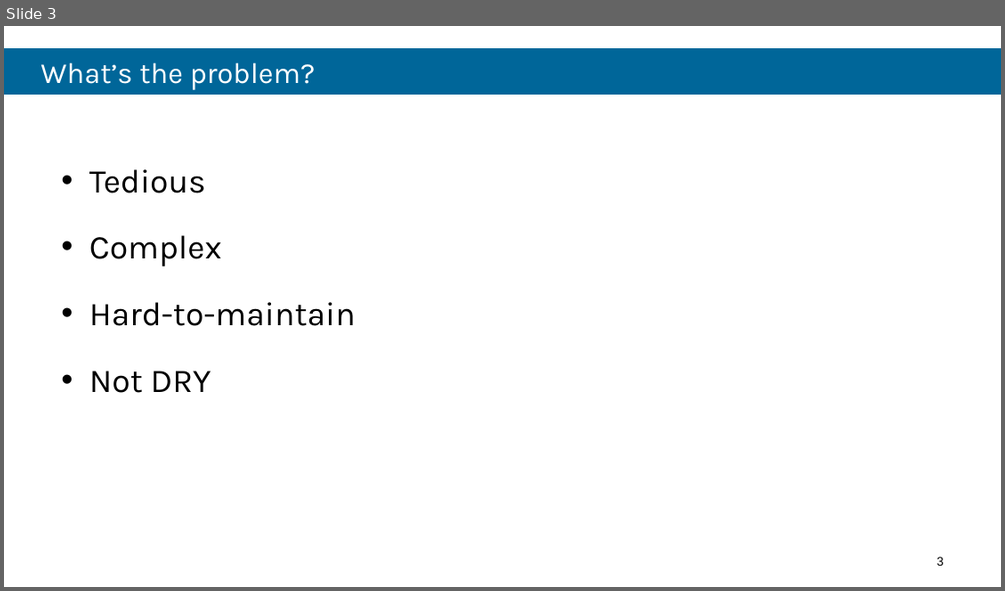
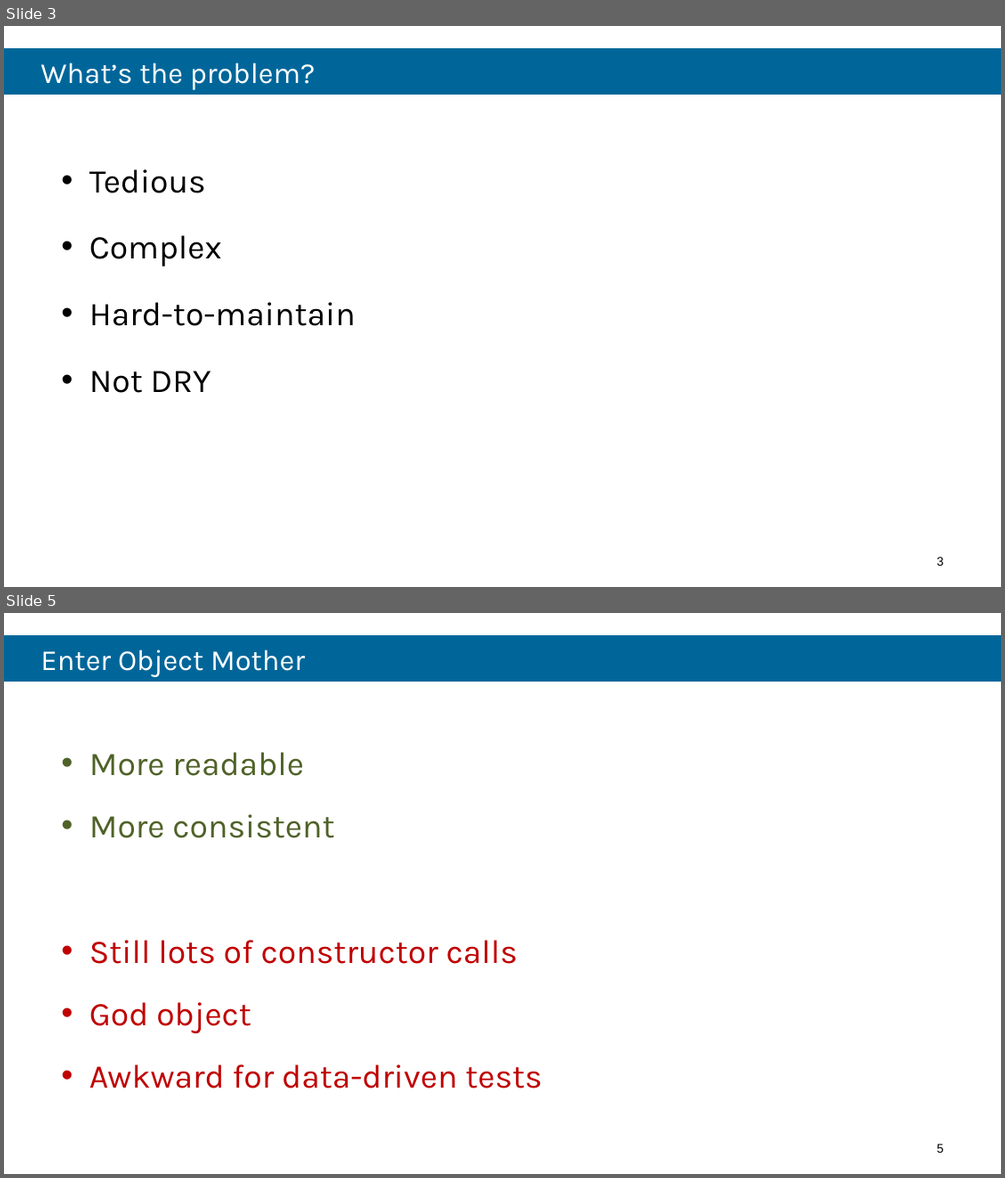
Before and after one commit to robdmoore/TestFixtureDataGenerationPresentation, a slide deck: Presentation.pptx. Shown one above the other, each under a label of ours: slide 3 before the commit, slides 3 and 5 after it; the slides between them are not shown. The pictures are 1005x591 and 1005x1178 pixels, drawn with LibreOffice and Linux fonts; fonts in the diff are those of the drawing; background and template pictures are left out. Boxes give left, top, right and bottom in pixels: in the first picture for what was removed or moved away, otherwise in the second. Text is boxed around its words. In the diff, an @@ line names an element or a change of style, - is before the commit and + after.

```diff
--- a/Presentation.pptx
+++ b/Presentation.pptx
@@ slide 5 added at (x1=4, y1=613, x2=1001, y2=1174), background #FFFFFF @@
@@ title added at (x1=4, y1=635, x2=1001, y2=681), fill #006699, 28 pt, text #FFFFFF @@
+Enter Object Mother
@@ text added at (x1=89, y1=752, x2=542, y2=1088), 32 pt, text #C00000 @@
+• More readable
+• More consistent
+• Still lots of constructor calls
+• God object
+• Awkward for data-driven tests
@@ page number added at (x1=937, y1=1143, x2=944, y2=1152), 12 pt, text #000000 @@
+5
```
Also in this commit, not shown: 2 slides changed, 1 other slide added, 7 other files.
